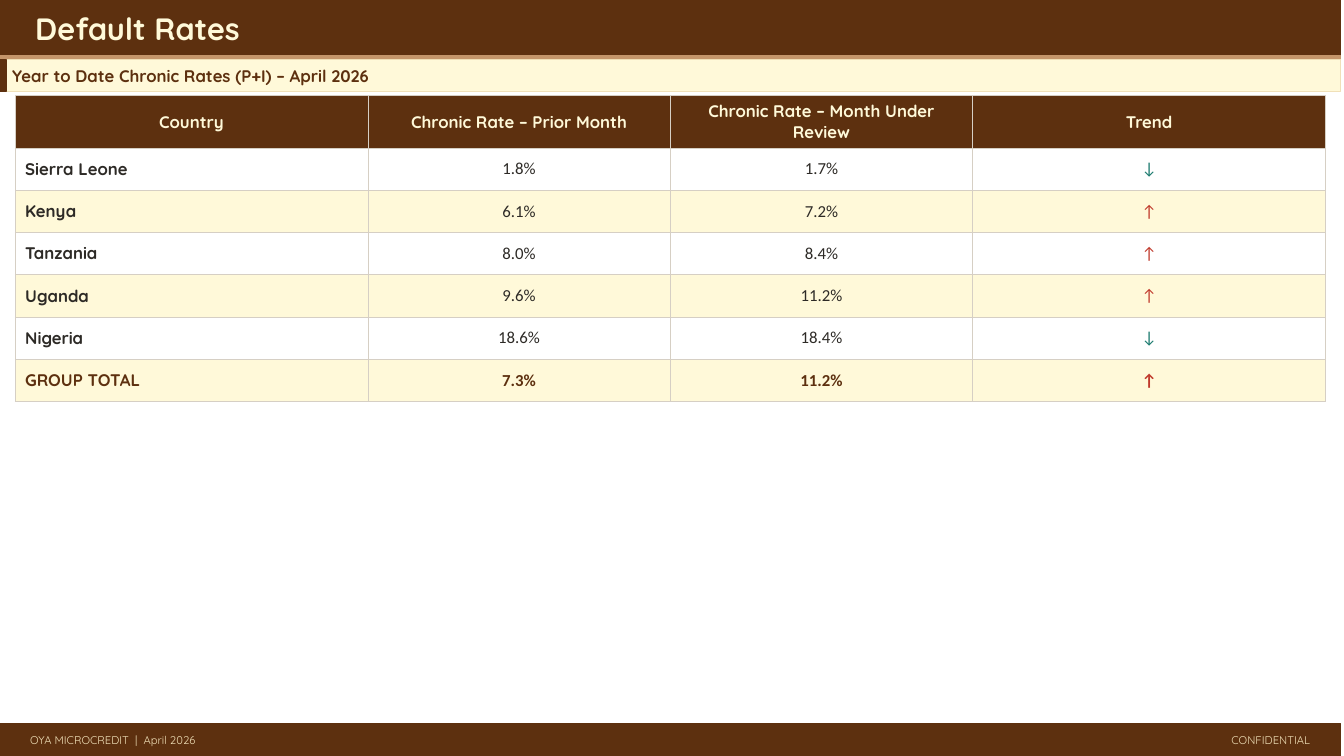
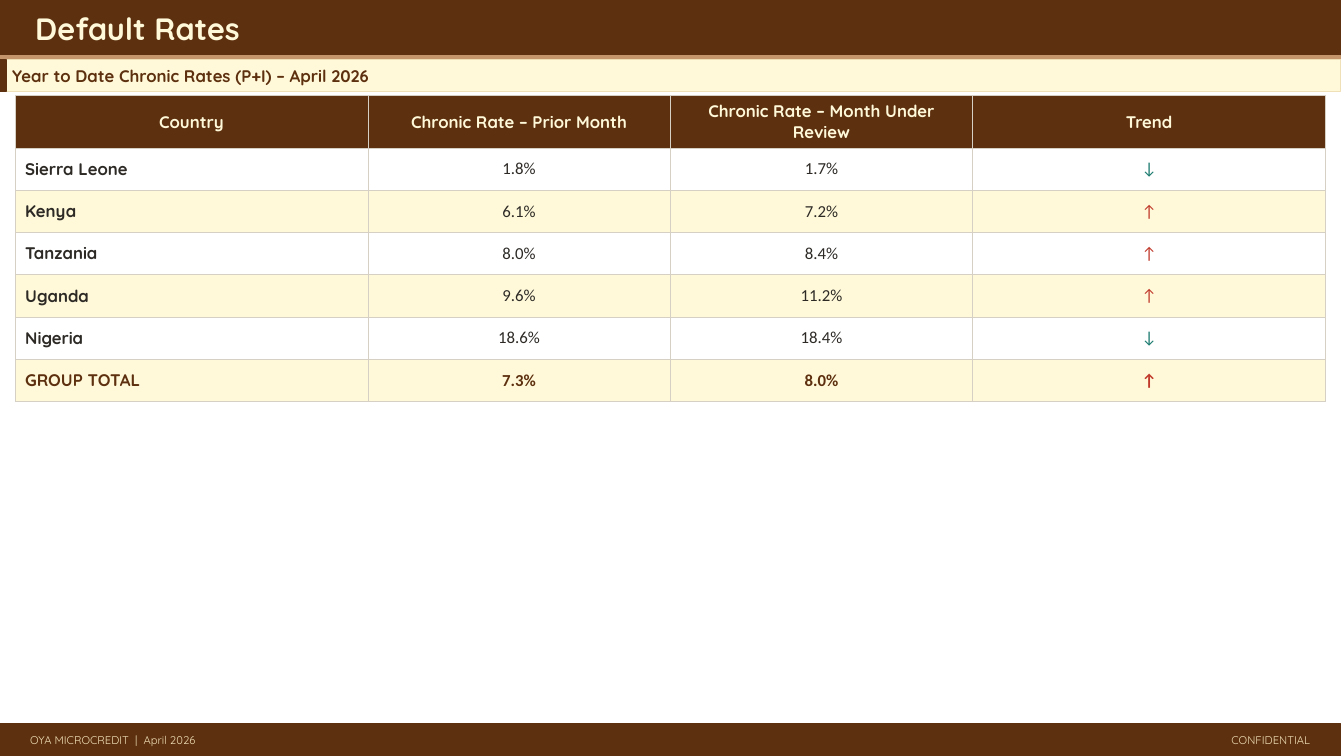
Before and after one commit to ikyei/oya-monthly, a slide deck: slide 8 of reports/2026-04.pptx. Drawn at 1344x756 pixels with LibreOffice and Linux fonts; fonts in the diff are those of the drawing. Boxes give left, top, right and bottom in pixels: in the first picture for what was removed or moved away, otherwise in the second. Text is boxed around its words. In the diff, an @@ line names an element or a change of style, - is before the commit and + after.

```diff
--- a/reports/2026-04.pptx
+++ b/reports/2026-04.pptx
@@ table at (15, 96, 1326, 390) @@
-row 7, column 3: 11.2%
+row 7, column 3: 8.0%
```
Also in this commit, not shown: 4 other slides changed, 3 other files.
